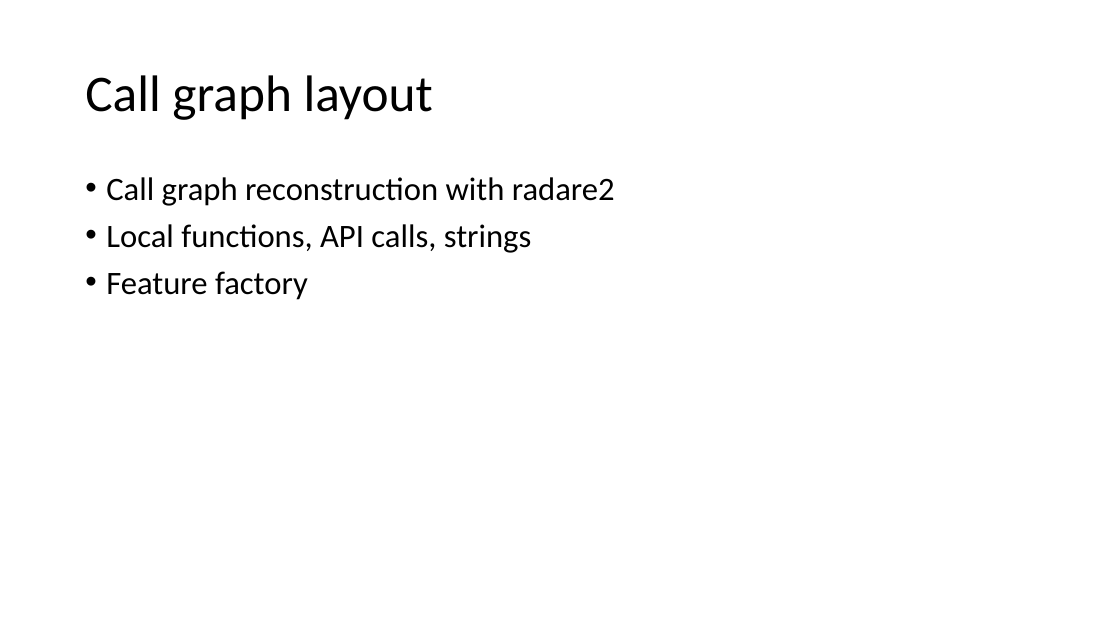
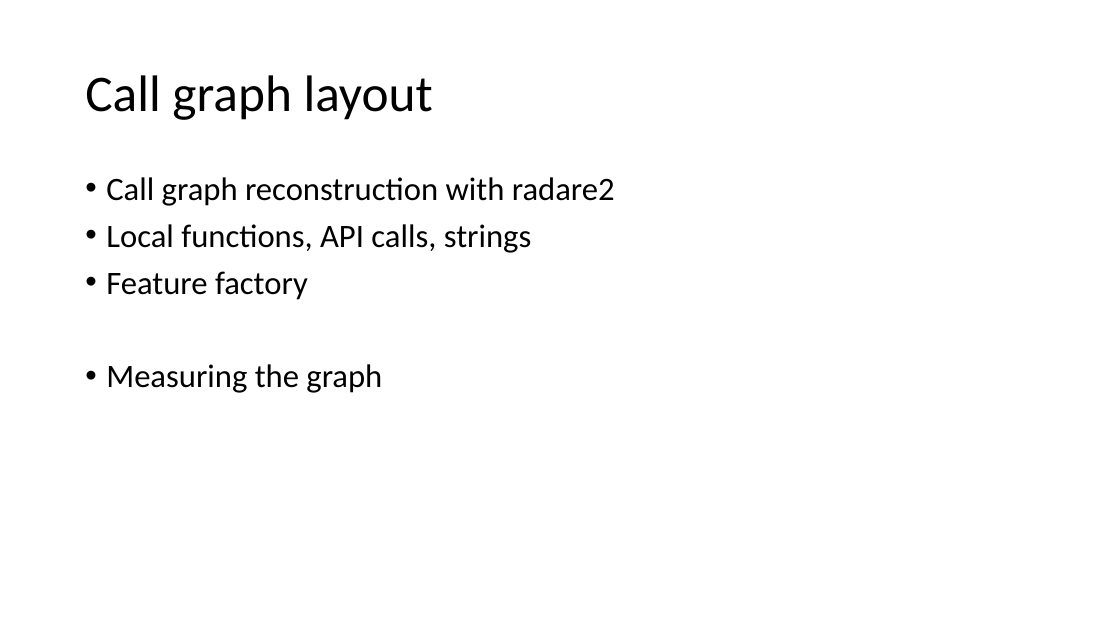
Before and after one commit to pinkflawd/IoCannon, a slide deck: slide 17 of draft.pptx (slide 12 before the commit). Drawn at 1120x630 pixels with LibreOffice and Linux fonts; fonts in the diff are those of the drawing. Boxes give left, top, right and bottom in pixels: in the first picture for what was removed or moved away, otherwise in the second. Text is boxed around its words. In the diff, an @@ line names an element or a change of style, - is before the commit and + after.

```diff
--- a/draft.pptx
+++ b/draft.pptx
@@ text at (106,364,382,393): paragraph added @@
+• Measuring the graph
```
Also in this commit, not shown: 5 other slides changed, 9 slides added, 5 slides removed.
